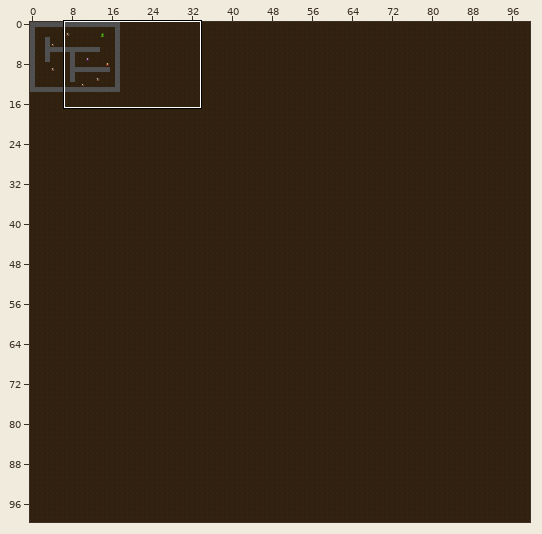
Level history. Tiled map: core/assets/ld33/maps/ld33.tmx. Above, an overview of the earlier version with the close-up marked.
Close-up. Earlier state:
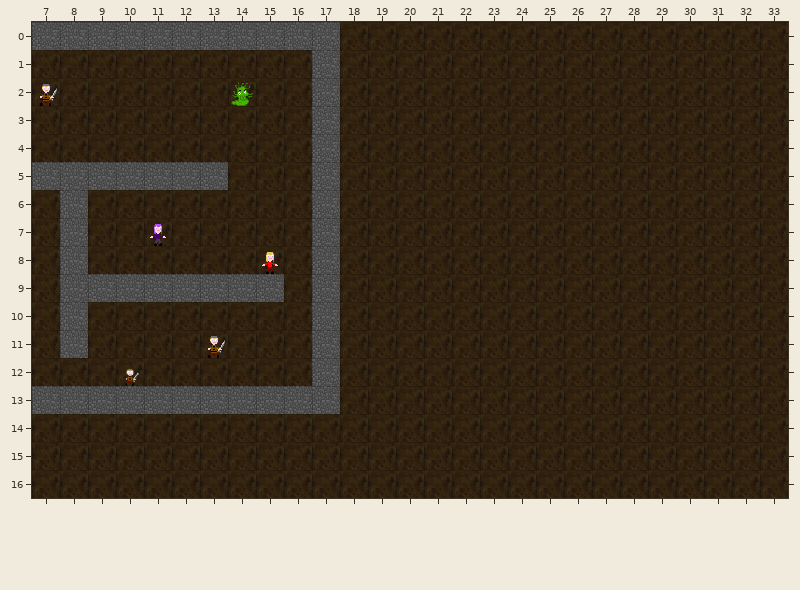
Cells are 32x32 px. Shown: x 7..33, y 0..16.
After:
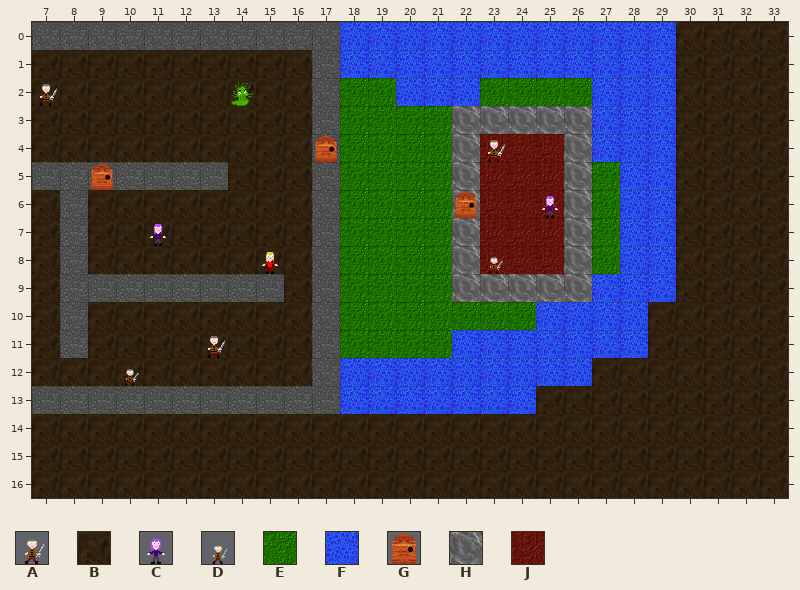
Key: from "ld33": A 32, B 33, C 65, D 66, E 96, F 97, G 98, H 99, J 131.
_ is an empty cell, # one hidden under a higher layer.
Tiles of an added or newly shown layer are drawn over the layers below it.
Change:
Layer "background":
y 0..1: x 18..29 BBBBBBBBBBBB -> FFFFFFFFFFFF
y 2: x 18..29 BBBBBBBBBBBB -> EEFFFEEEEFFF
y 3: x 18..29 BBBBBBBBBBBB -> EEEE#####FFF
y 4: x 18..29 BBBBBBBBBBBB -> EEEE#JJJ#FFF
y 5..8: x 18..29 BBBBBBBBBBBB -> EEEE#JJJ#EFF
y 9: x 18..29 BBBBBBBBBBBB -> EEEE#####FFF
y 10: x 18..28 BBBBBBBBBBB -> EEEEEEEFFFF
y 11: x 18..28 BBBBBBBBBBB -> EEEEFFFFFFF
y 12: x 18..26 BBBBBBBBB -> FFFFFFFFF
y 13: x 18..24 BBBBBBB -> FFFFFFF
Layer "objects":
y 3: x 22..26 _____ -> HHHHH
y 4: x 22..23 __ -> HA; x 26 _ -> H
y 5: x 22 _ -> H; x 26 _ -> H
y 6: x 22 _ -> H; x 25..26 __ -> CH
y 7: x 22 _ -> H; x 26 _ -> H
y 8: x 22..23 __ -> HD; x 26 _ -> H
y 9: x 22..26 _____ -> HHHHH
Layer "passageways" (added):
y 4: x 17 _ -> G
y 5: x 9 _ -> G
y 6: x 22 _ -> G
Boxes around the changes in both close-ups, in picture pixels (x1, y1, x2, y2):
changed: (315, 22, 676, 414)
added: (91, 164, 113, 190)
